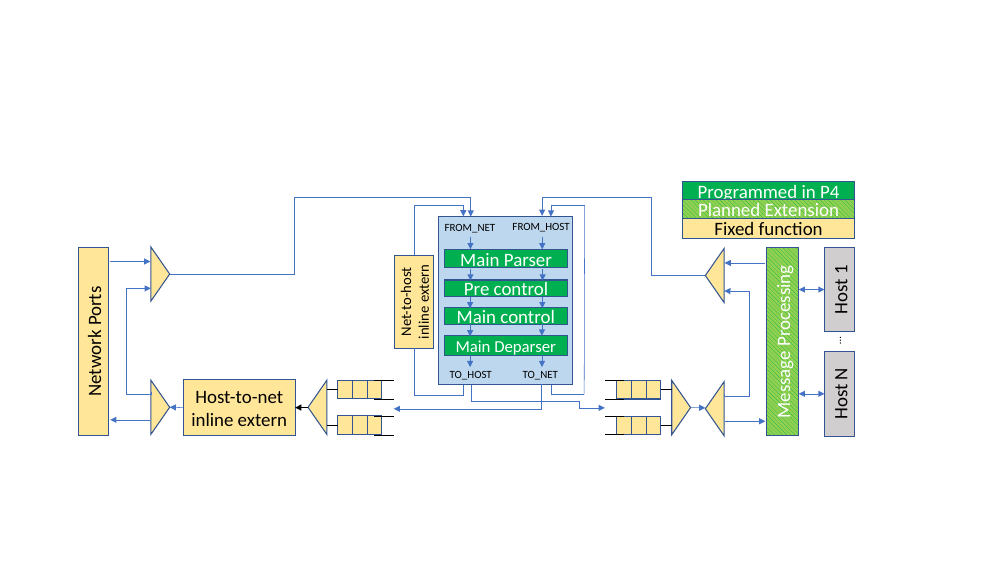
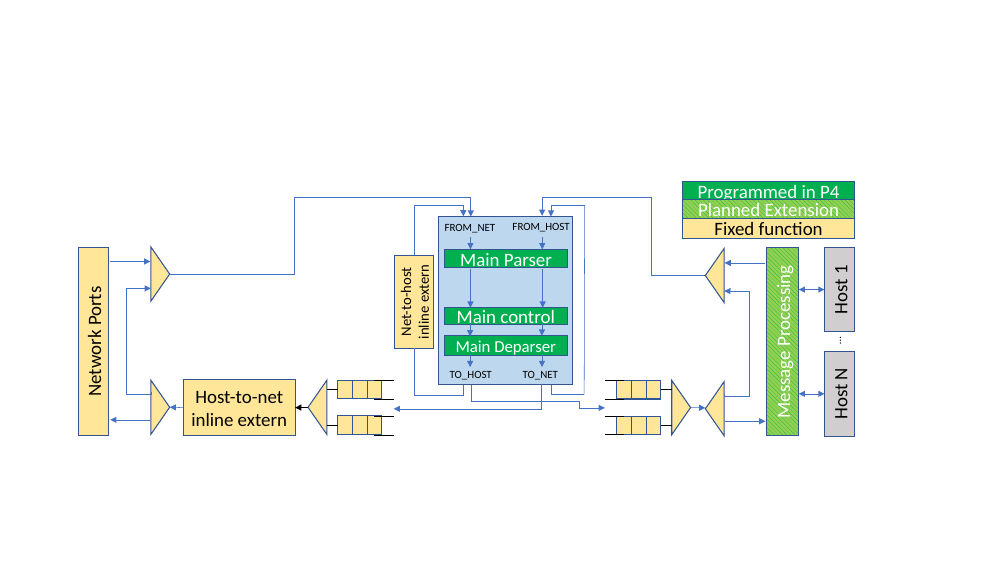
Before and after one commit to p4lang/pna, a slide deck: slide 1 of figs/pna-block-diagram.pptx. Drawn at 1008x567 pixels with LibreOffice and Linux fonts; fonts in the diff are those of the drawing. Boxes give left, top, right and bottom in pixels: in the first picture for what was removed or moved away, otherwise in the second. Text is boxed around its words. In the diff, an @@ line names an element or a change of style, - is before the commit and + after.

Commit message:
Remove PreControl block.
As agreed in the PNA meeting, this commit removes all mention of the
PreControl block in the top-level diagram, architecture definition, and
examples.

The way decryption is handled will be updated in a future commit.

```diff
--- a/figs/pna-block-diagram.pptx
+++ b/figs/pna-block-diagram.pptx
@@ arrow moved from (470, 268) - (470, 281) to (470, 268) - (470, 308) @@
@@ arrow moved from (543, 269) - (543, 281) to (543, 269) - (543, 308) @@
@@ rectangle removed at [445,280,568,296] @@
-Pre control
@@ arrow removed from (470, 296) to (470, 309) @@
@@ arrow removed from (542, 297) to (542, 309) @@
```
Also in this commit, not shown: 9 other files.
